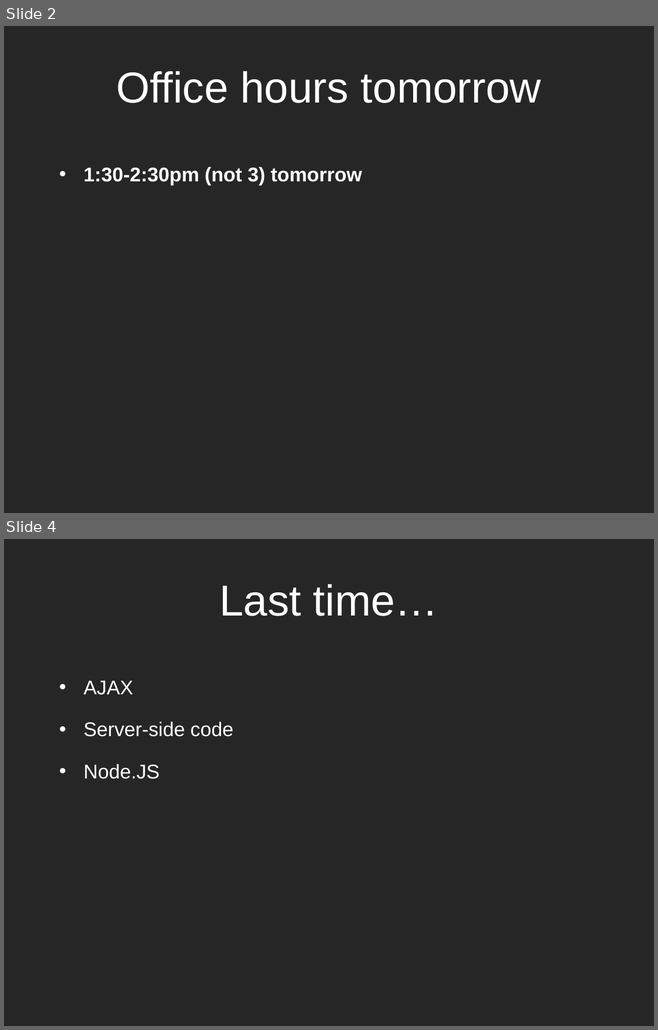
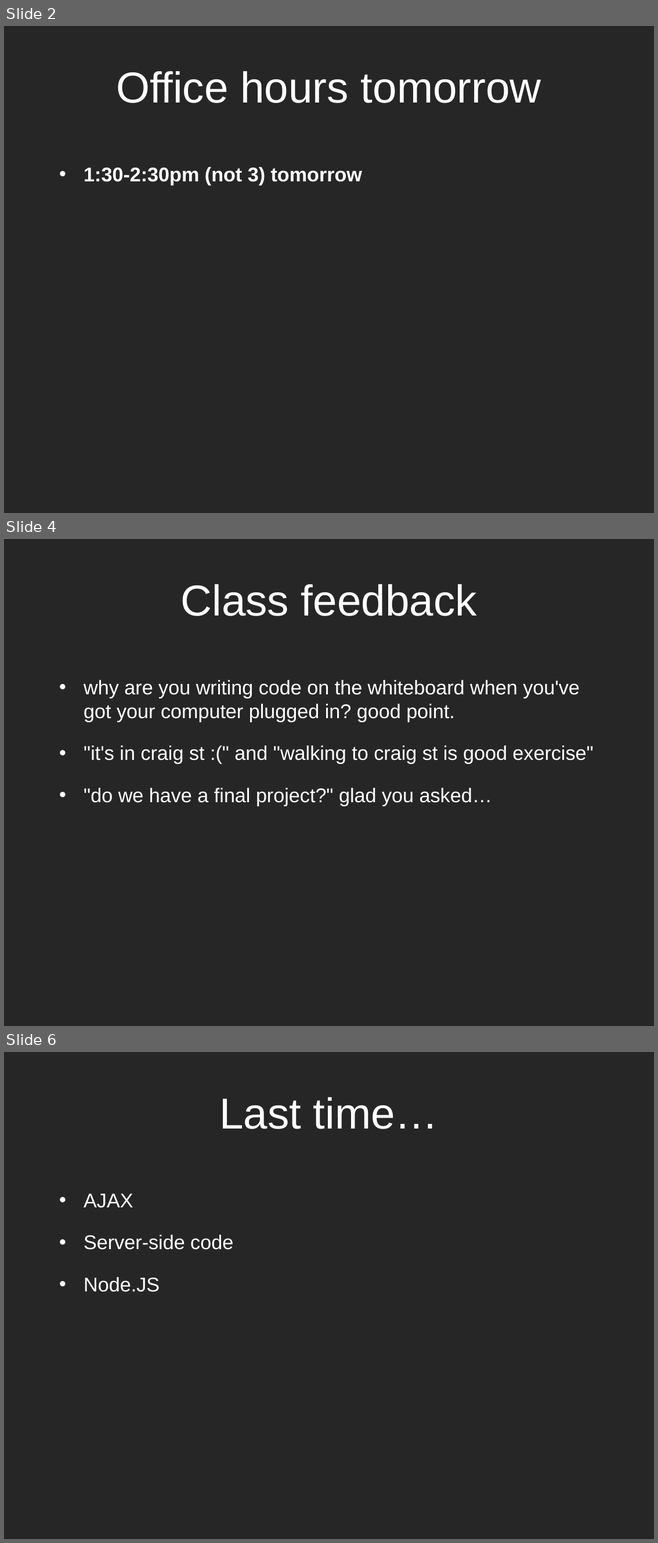
Before and after one commit to dantasse/ssuiweb2014, a slide deck: week09/week09.pptx. Shown one above the other, each under a label of ours: slides 2 and 4 before the commit, slides 2, 4 and 6 after it; the slides between them are not shown. The pictures are 658x1030 and 658x1543 pixels, drawn with LibreOffice and Linux fonts; fonts in the diff are those of the drawing. Boxes give left, top, right and bottom in pixels: in the first picture for what was removed or moved away, otherwise in the second. Text is boxed around its words. In the diff, an @@ line names an element or a change of style, - is before the commit and + after.

```diff
--- a/week09/week09.pptx
+++ b/week09/week09.pptx
@@ slide 4 added at <box>4,539,654,1026</box>, background #262626 @@
@@ title added at <box>181,584,477,616</box>, 48 pt, text #FFFFFF @@
+Class feedback
@@ text added at <box>83,680,593,806</box>, 22 pt, text #FFFFFF @@
+• why are you writing code on the whiteboard when you've got your computer plugged in? good point.
+• "it's in craig st :(" and "walking to craig st is good exercise"
+• "do we have a final project?" glad you asked…
@@ what was slide 4 is now slide 6 @@
```
Also in this commit, not shown: 1 slide changed, 1 other slide added.
